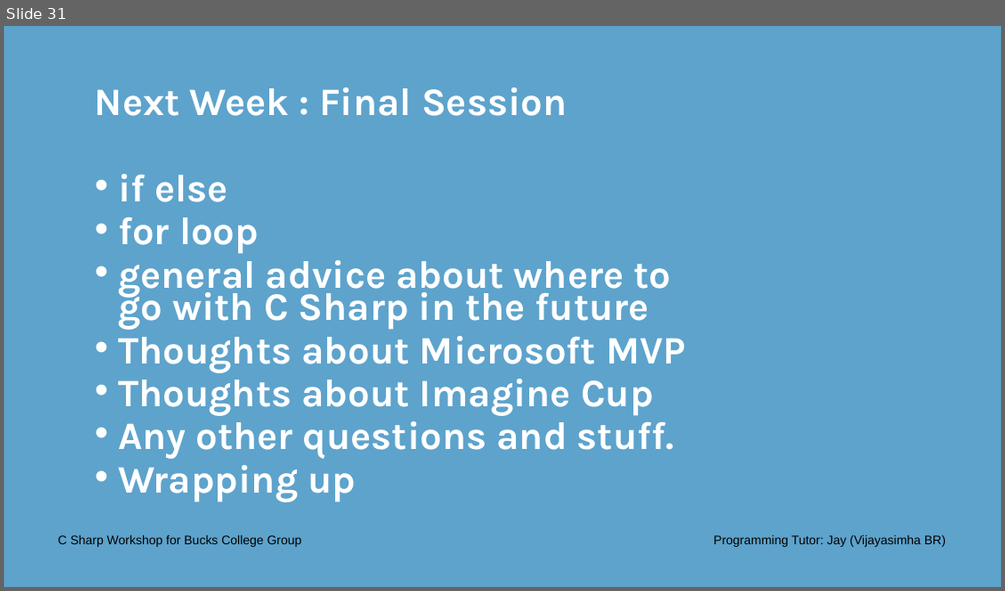
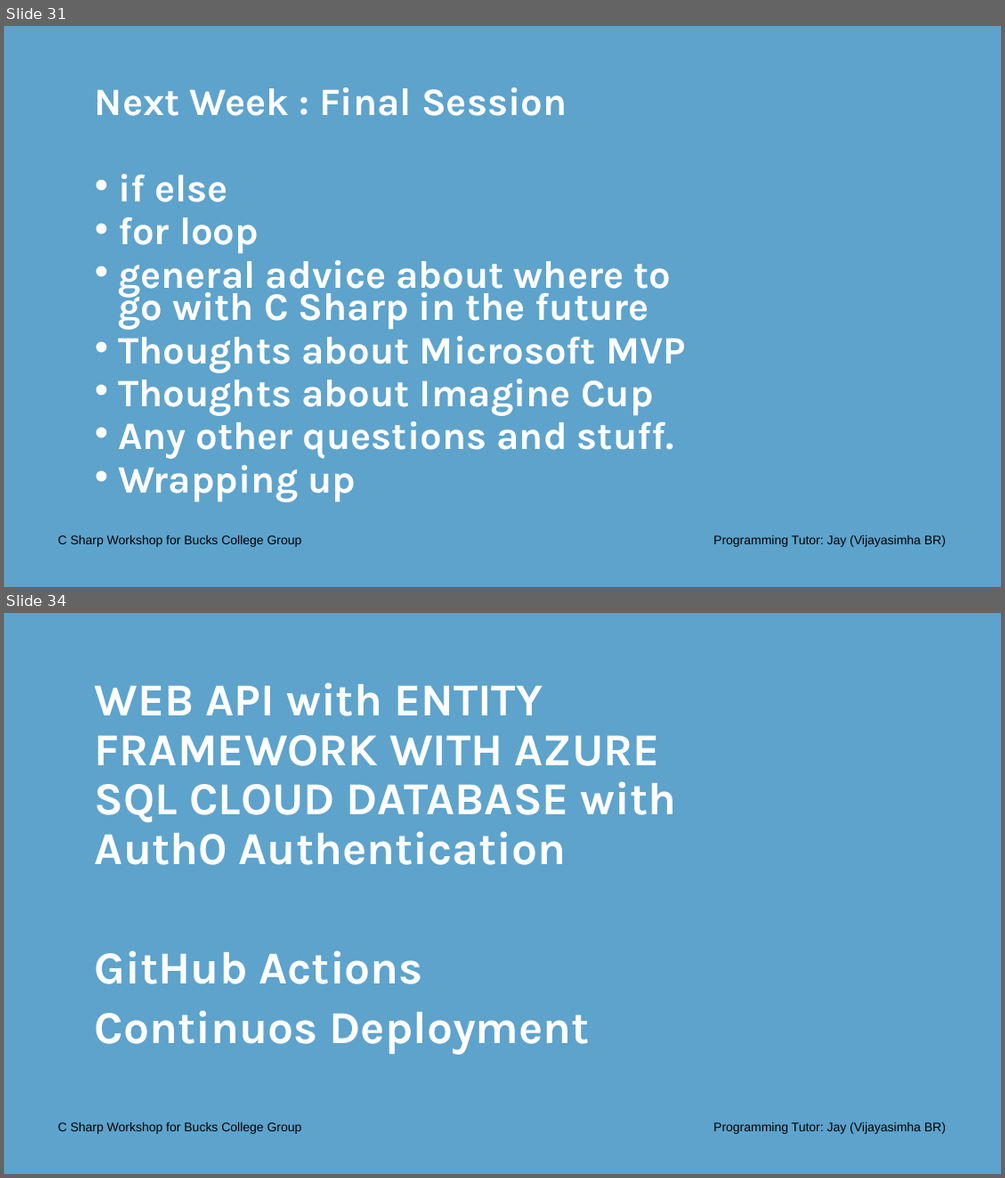
Before and after one commit to Jay-study-nildana/CSharpWorkShopforBucksCollegeGroup, a slide deck: PresentationPPTPDFS/Day 3 Onwards - C Sharp Workshop Bucks College Group.pptx. Shown one above the other, each under a label of ours: slide 31 before the commit, slides 31 and 34 after it; the slides between them are not shown. The pictures are 1005x591 and 1005x1178 pixels, drawn with LibreOffice and Linux fonts; fonts in the diff are those of the drawing; background and template pictures are left out. Boxes give left, top, right and bottom in pixels: in the first picture for what was removed or moved away, otherwise in the second. Text is boxed around its words. In the diff, an @@ line names an element or a change of style, - is before the commit and + after.

Commit message:
workshop completed
workshop completed

thank you and good night

```diff
--- a/PresentationPPTPDFS/Day 3 Onwards - C Sharp Workshop Bucks College Group.pptx
+++ b/PresentationPPTPDFS/Day 3 Onwards - C Sharp Workshop Bucks College Group.pptx
@@ slide 34 added at bbox=[4, 613, 1001, 1174], background #5DA3CC @@
@@ text added at bbox=[95, 682, 677, 1054], 44 pt, text #FFFFFF, bold @@
+WEB API with ENTITY FRAMEWORK WITH AZURE SQL CLOUD DATABASE with Auth0 Authentication
+GitHub Actions
+Continuos Deployment
@@ text added at bbox=[58, 1122, 302, 1134], 12 pt, text #000000 @@
+C Sharp Workshop for Bucks College Group
@@ text added at bbox=[713, 1122, 946, 1134], 12 pt, text #000000 @@
+Programming Tutor: Jay (Vijayasimha BR)
```
Also in this commit, not shown: 3 other slides added, 1 other file.
